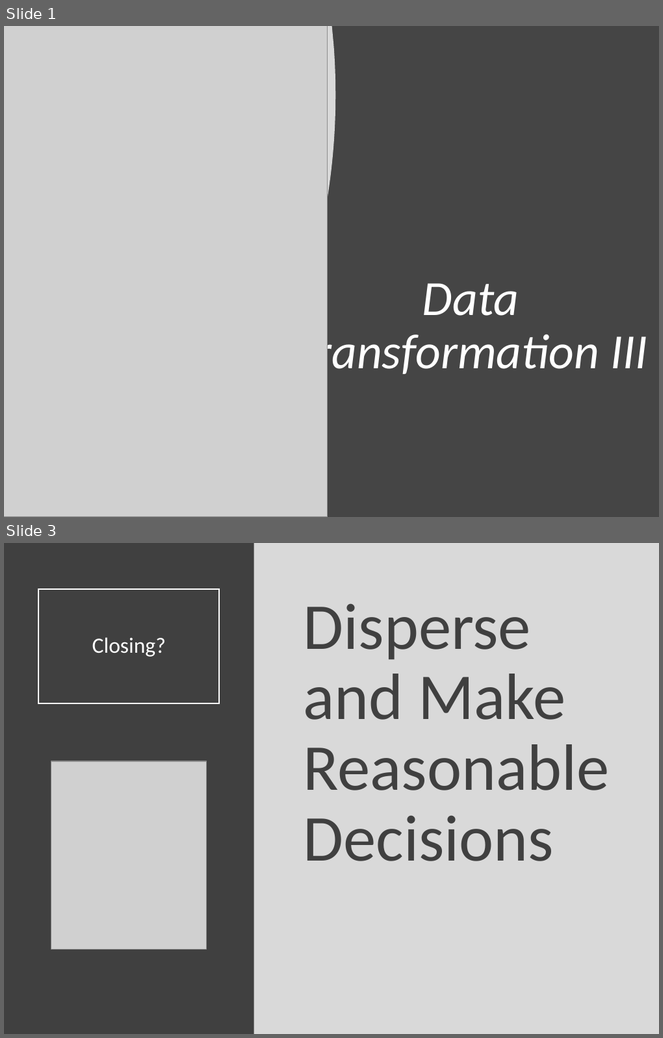
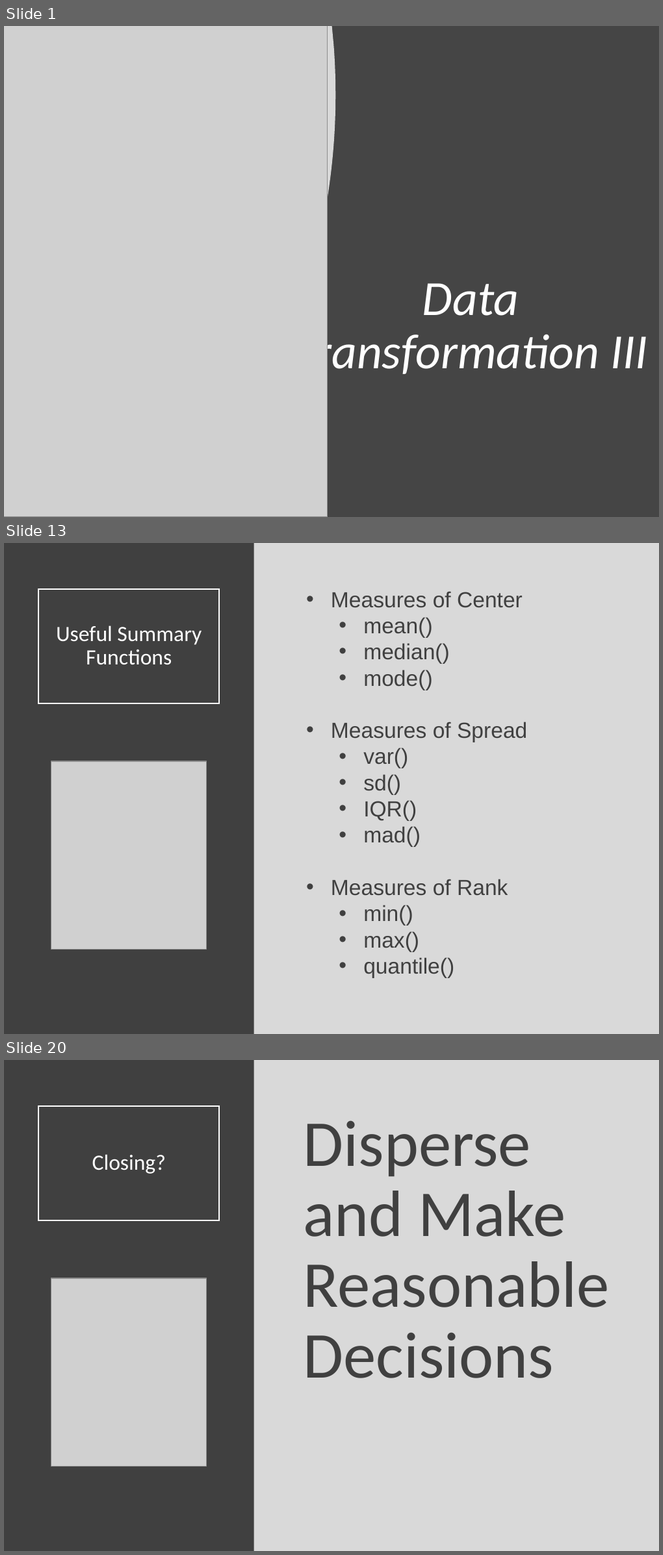
Before and after one commit to Yixf-Self/STOR320_WEBSITE, a slide deck: Lecture/Lecture 6/Lecture 6.pptx. Shown one above the other, each under a label of ours: slides 1 and 3 before the commit, slides 1, 13 and 20 after it; the slides between them are not shown. The pictures are 663x1038 and 663x1555 pixels, drawn with LibreOffice and Linux fonts; fonts in the diff are those of the drawing; grey boxes stand for pictures. Boxes give left, top, right and bottom in pixels: in the first picture for what was removed or moved away, otherwise in the second. Text is boxed around its words. In the diff, an @@ line names an element or a change of style, - is before the commit and + after.

```diff
--- a/Lecture/Lecture 6/Lecture 6.pptx
+++ b/Lecture/Lecture 6/Lecture 6.pptx
@@ slide 13 added at (4,543,659,1034), background #D9D9D9 @@
@@ rectangle added at (4,543,254,1034), fill #404040 @@
@@ title added at (38,589,220,704), outline #FFFFFF 1.5 pt, 24 pt, text #FFFFFF @@
+Useful Summary
+Functions
@@ text added at (331,591,527,979), 24 pt, text #404040 @@
+• Measures of Center
+  • mean()
+  • median()
+  • mode()
+• Measures of Spread
+  • var()
+  • sd()
+  • IQR()
+  • mad()
+• Measures of Rank
+  • min()
+  • max()
+  • quantile()
@@ picture added at (51,761,206,949) @@
@@ what was slide 3 is now slide 20 @@
```
Also in this commit, not shown: 1 slide changed, 16 other slides added, 6 other files.
